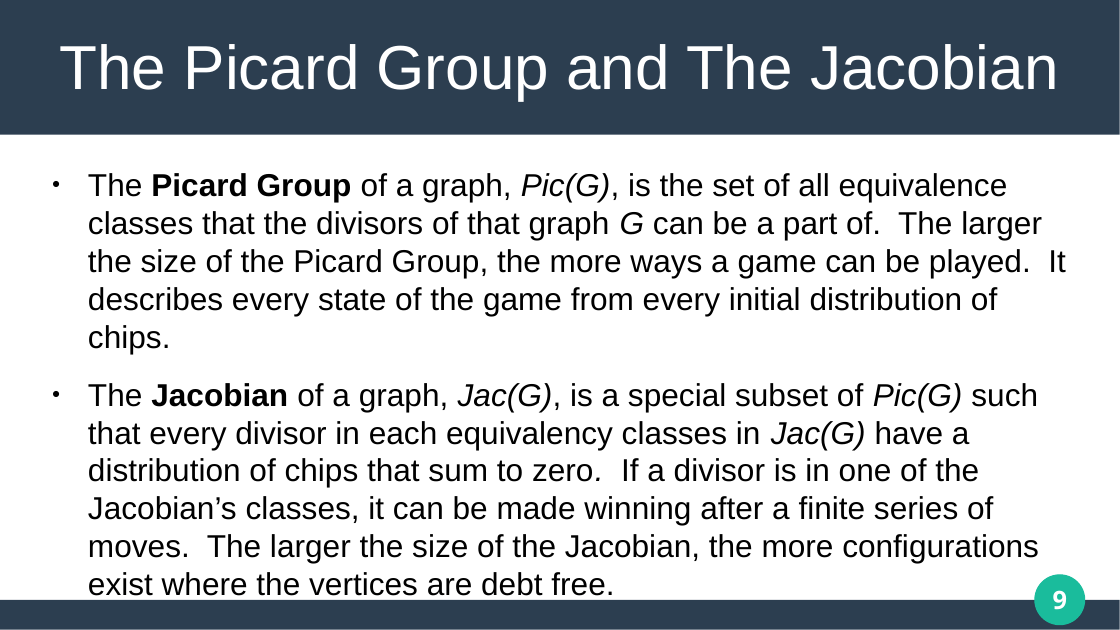
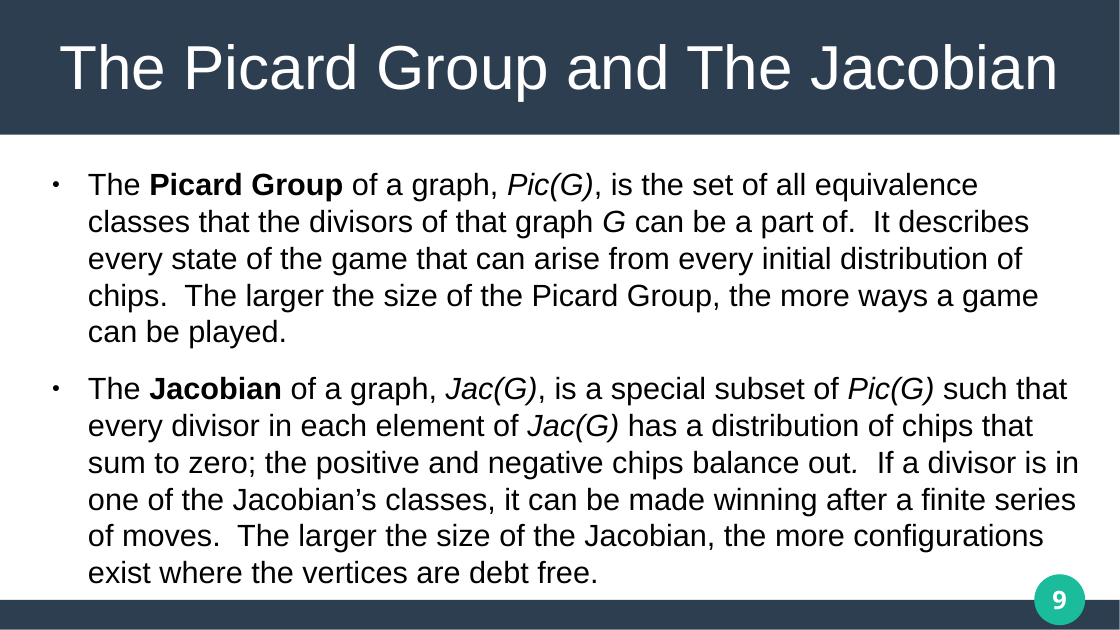
Before and after one commit to matthew-pisano/ChipFiring, a slide deck: slide 9 of Docs/SUREPresentation.pptx. Drawn at 1120x630 pixels with LibreOffice and Linux fonts; fonts in the diff are those of the drawing. Boxes give left, top, right and bottom in pixels: in the first picture for what was removed or moved away, otherwise in the second. Text is boxed around its words. In the diff, an @@ line names an element or a change of style, - is before the commit and + after.

```diff
--- a/Docs/SUREPresentation.pptx
+++ b/Docs/SUREPresentation.pptx
@@ text at bbox=[88, 172, 1079, 584]: text changed; size 22.4 to 21.8 pt @@
-● The Picard Group of a graph, Pic(G), is the set of all equivalence classes that the divisors of that graph G can be a part of. The larger the size of the Picard Group, the more ways a game can be played. It describes every state of the game from every initial distribution of chips.
-● The Jacobian of a graph, Jac(G), is a special subset of Pic(G) such that every divisor in each equivalency classes in Jac(G) have a distribution of chips that sum to zero. If a divisor is in one of the Jacobian’s classes, it can be made winning after a finite series of moves. The larger the size of the Jacobian, the more configurations exist where the vertices are debt free.
+● The Picard Group of a graph, Pic(G), is the set of all equivalence classes that the divisors of that graph G can be a part of. It describes every state of the game that can arise from every initial distribution of chips. The larger the size of the Picard Group, the more ways a game can be played.
+● The Jacobian of a graph, Jac(G), is a special subset of Pic(G) such that every divisor in each element of Jac(G) has a distribution of chips that sum to zero; the positive and negative chips balance out. If a divisor is in one of the Jacobian’s classes, it can be made winning after a finite series of moves. The larger the size of the Jacobian, the more configurations exist where the vertices are debt free.
```
Also in this commit, not shown: 13 other slides changed, 5 other files.
